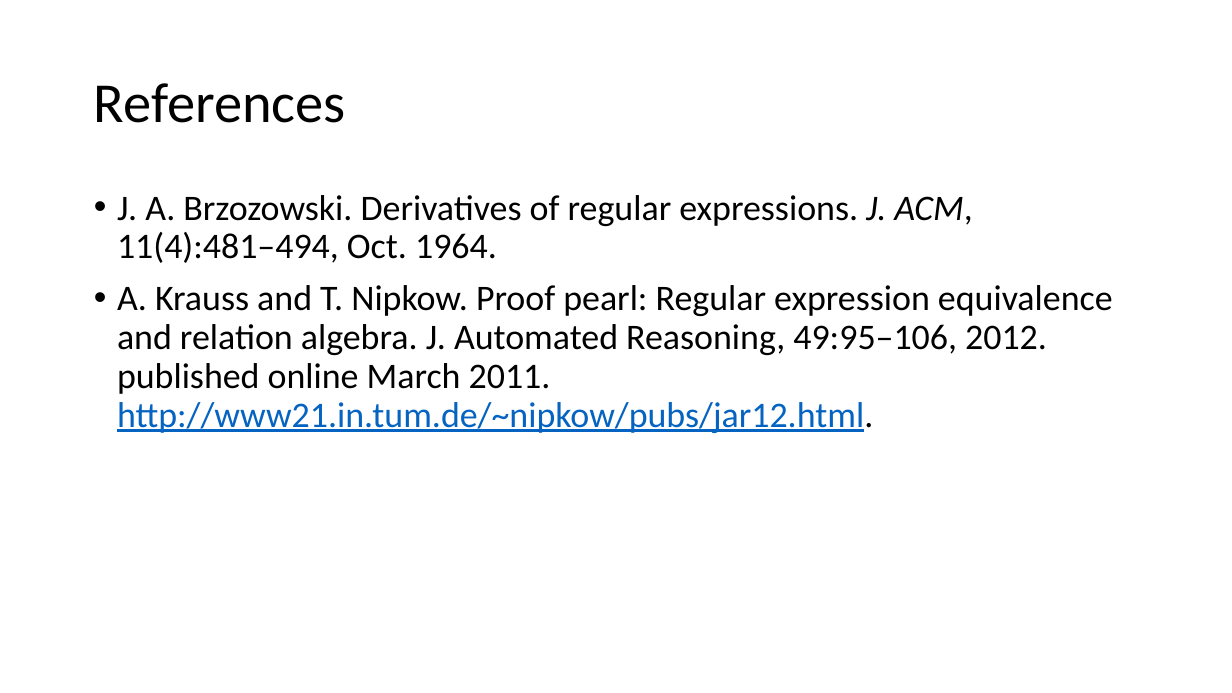
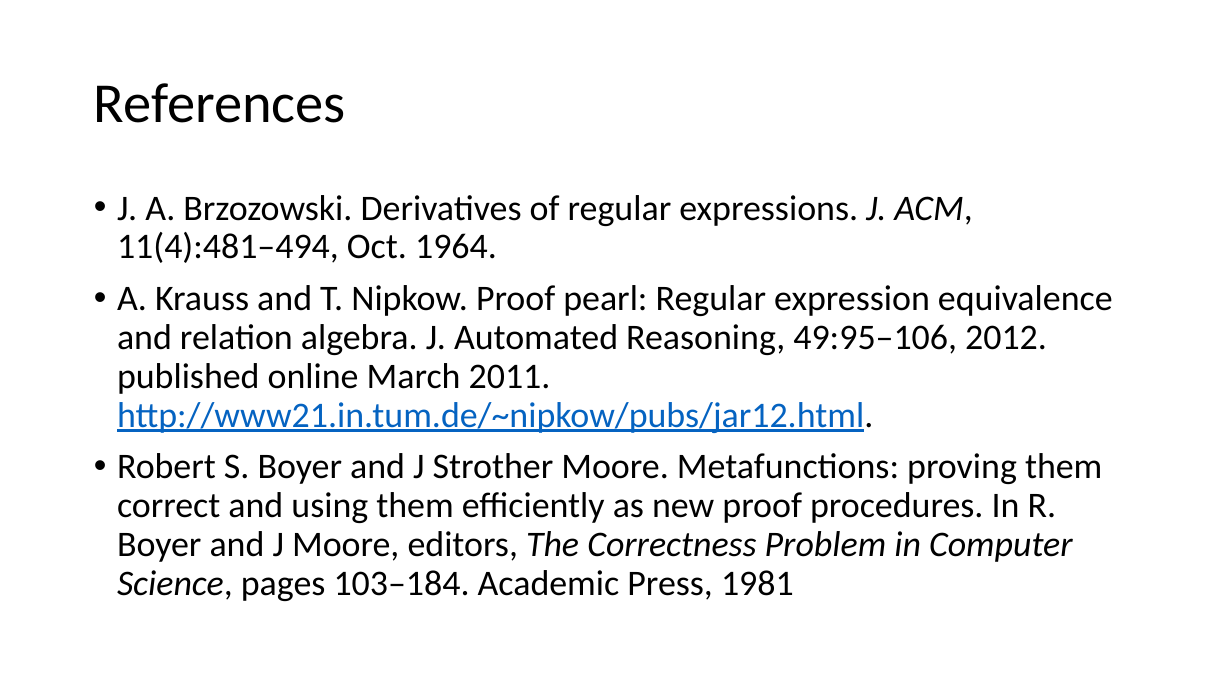
Before and after one commit to Helli/fds_seminar, a slide deck: slide 11 of slides.pptx (slide 10 before the commit). Drawn at 1232x693 pixels with LibreOffice and Linux fonts; fonts in the diff are those of the drawing. Boxes give left, top, right and bottom in pixels: in the first picture for what was removed or moved away, otherwise in the second. Text is boxed around its words. In the diff, an @@ line names an element or a change of style, - is before the commit and + after.

Commit message:
more slides

```diff
--- a/slides.pptx
+++ b/slides.pptx
@@ text at [117,453,1102,601]: paragraph added @@
+• Robert S. Boyer and J Strother Moore. Metafunctions: proving them correct and using them efficiently as new proof procedures. In R. Boyer and J Moore, editors, The Correctness Problem in Computer Science, pages 103–184. Academic Press, 1981
```
Also in this commit, not shown: 1 other slide changed, 2 slides added, 1 slide removed, 1 other file.
